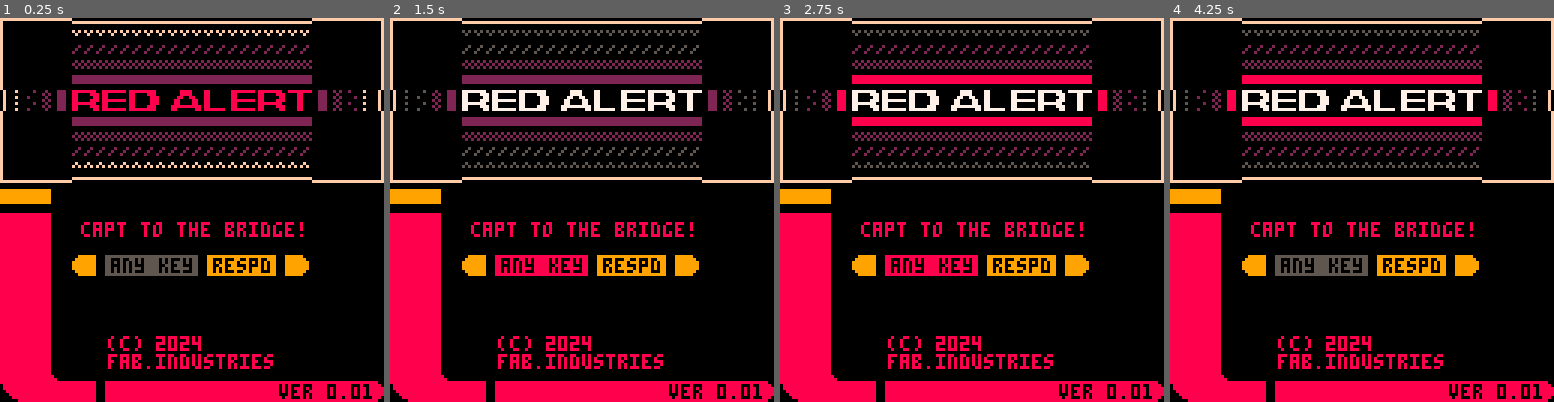
Above: before the commit, frames 1-4 (left to right).
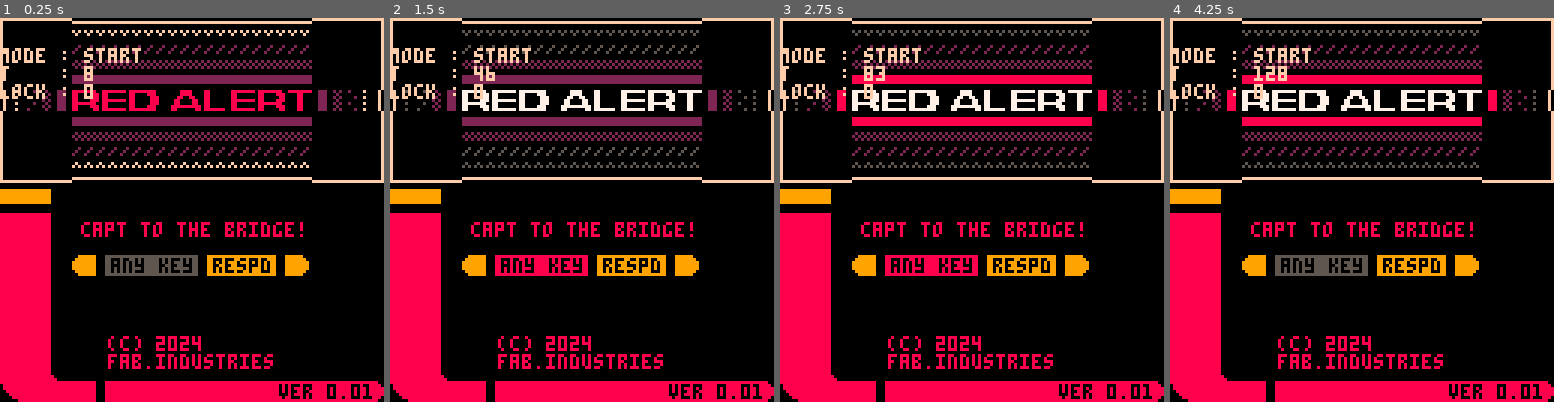
Above: after the commit, the same moments.

Repository: fab-industries/red-alert
Game: PICO-8 cartridge redalert.p8
Two runs of this game, one before a commit and one after it. Both use one fixed random seed, a clock stepped at 60 frames per second and the inputs below.
Inputs:
- Up to frame 1 (0.25 s): no input
- Up to frame 2 (1.5 s): tap X (X key) at 0.33, 1.07 s; tap O (Z key) at 0.7 s
- Up to frame 3 (2.75 s): hold Right 1.6-2.1 s; tap O (Z key) at 1.7, 2.1, 2.5 s; tap X (X key) at 1.85 s; hold Up 2.15-2.42 s; hold Right from 2.47 s (still down)
- Up to frame 4 (4.25 s): tap O (Z key) every 0.4 s from 2.9 to 4.1 s; tap X (X key) at 2.97, 4.08 s; release Right at 3.03 s; hold Left 3.08-3.58 s; hold Down 3.63-3.97 s; hold Right from 4.02 s (still down)

The runs differ from the first frame. In frame 1, 0.9% of the frame differs, in the area x 0-37%, y 7-22%; in frame 2, 1.0%; in frame 3, 1.0%; in frame 4, 1.0%.

Commit message:
Token optimisation: Introduced distribute function

Diff:
--- a/redalert.p8
+++ b/redalert.p8
@@ -8,7 +8,8 @@
  version="0.01"
 
  --debug settings
- dbs_info,dbs_hideui,dbs_wave,dbs_cpause=false,false,46,true
+ --uses distribute function
+ dbs_info,dbs_hideui,dbs_wave,dbs_cpause=dstr"false,false,46,true"
 
  cls(0)
  t=0
@@ -87,7 +88,8 @@
  tcols={1,2,5}
 
 --ship attributes
-ship_x,ship_y,ship_sx,ship_sy,ship_spr,ship_colw,ship_colh,ship_xf,ship_pht,ship_torp,ship_ttmr,ship_shield,ship_cont,ship_dead,ship_warp,ship_flash=62,100,0,0,1,8,8,64,0,true,0,100,true,false,false,0
+--uses distribute function
+ship_x,ship_y,ship_sx,ship_sy,ship_spr,ship_colw,ship_colh,ship_xf,ship_pht,ship_torp,ship_ttmr,ship_shield,ship_cont,ship_dead,ship_warp,ship_flash=dstr"62,100,0,0,1,8,8,64,0,true,0,100,true,false,false,0"
 
  invuln=0
  stars={}
@@ -2040,6 +2042,12 @@
  end
 end
 
+--distribute function
+--to declare variables
+function dstr(data)
+ return unpack(split(data))
+end
+
 function debug()
 
  if dbs_info then
Not shown, changed: README.md
